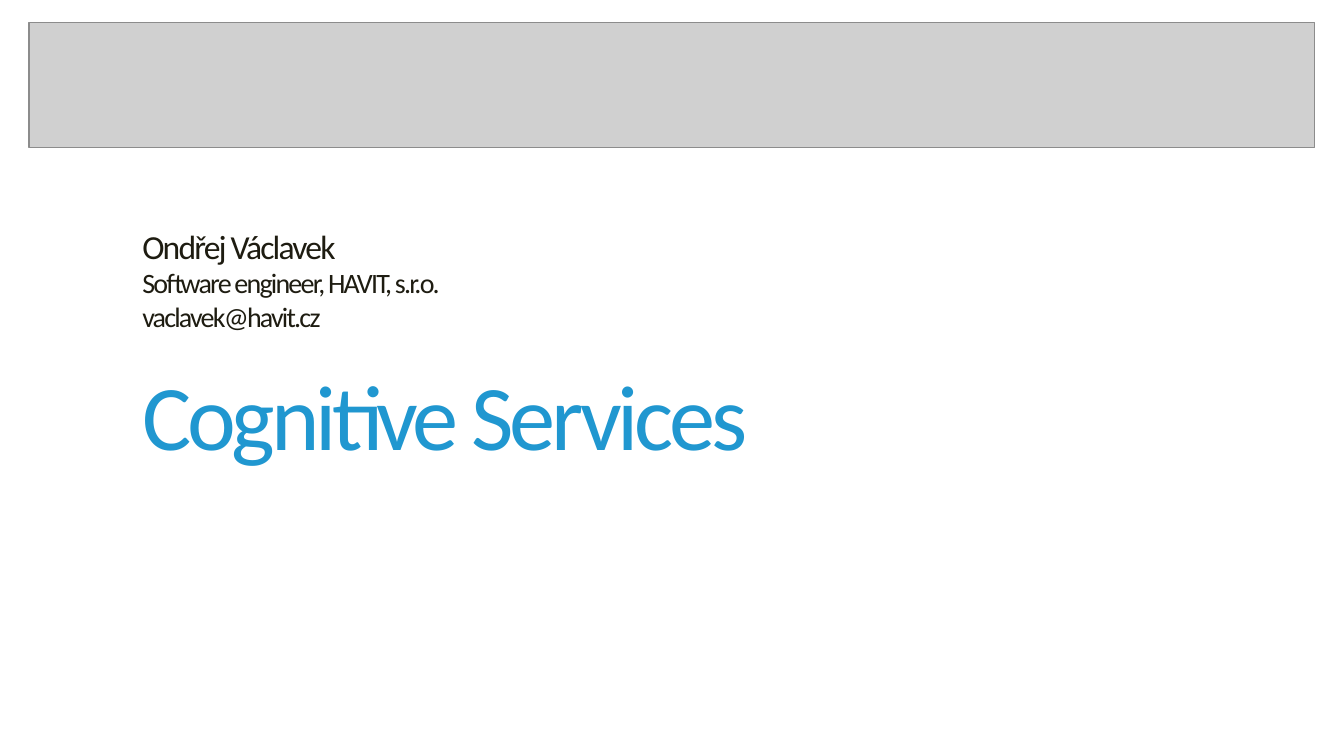
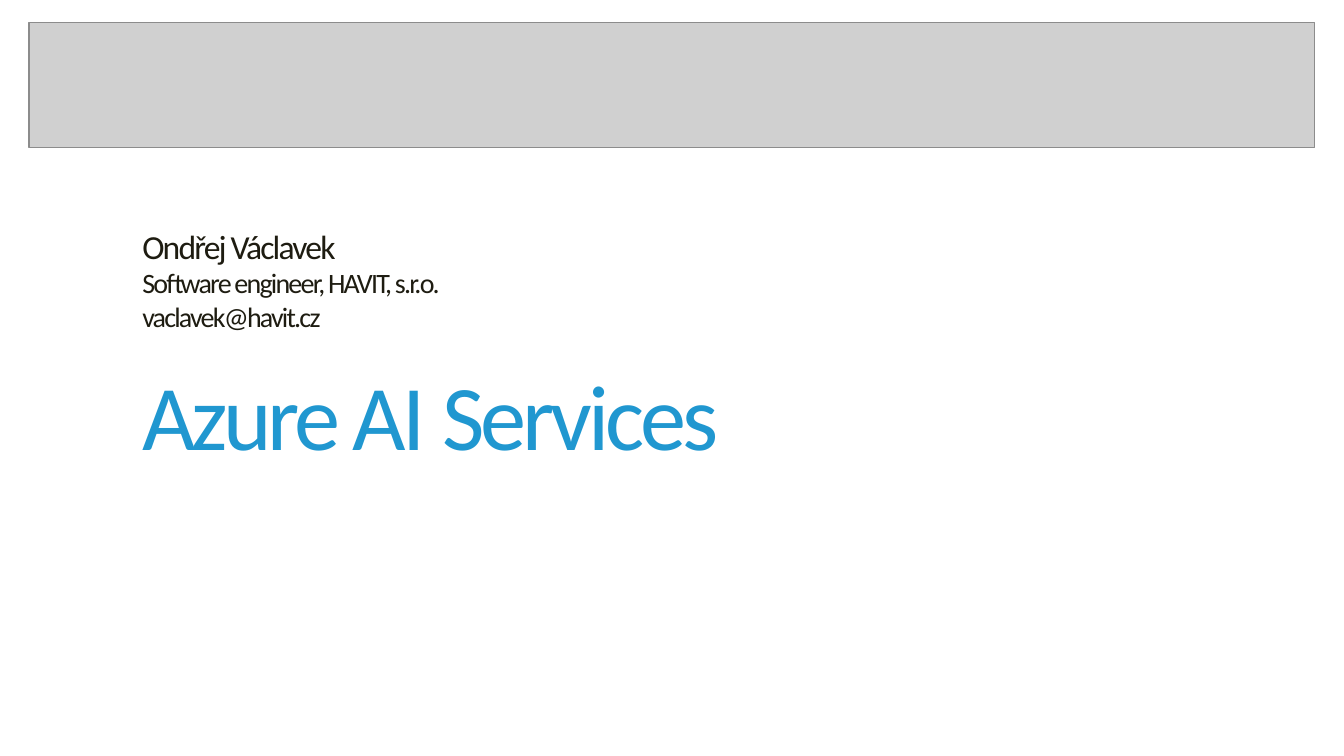
Before and after one commit to havit/CloudApplicationsDevelopment, a slide deck: slide 1 of Lab8-CognitiveServices/Cognitive-services.pptx. Drawn at 1344x756 pixels with LibreOffice and Linux fonts; fonts in the diff are those of the drawing; grey boxes stand for pictures; background and template pictures are left out. Boxes give left, top, right and bottom in pixels: in the first picture for what was removed or moved away, otherwise in the second. Text is boxed around its words. In the diff, an @@ line names an element or a change of style, - is before the commit and + after.

Commit message:
Refresh Cognitive services (Azre AI Services) presentation

```diff
--- a/Lab8-CognitiveServices/Cognitive-services.pptx
+++ b/Lab8-CognitiveServices/Cognitive-services.pptx
@@ title at [142, 386, 718, 451]: text changed @@
-Cognitive Services
+Azure AI Services
```
Also in this commit, not shown: 5 other slides changed, 2 slides added, 1 slide removed.
